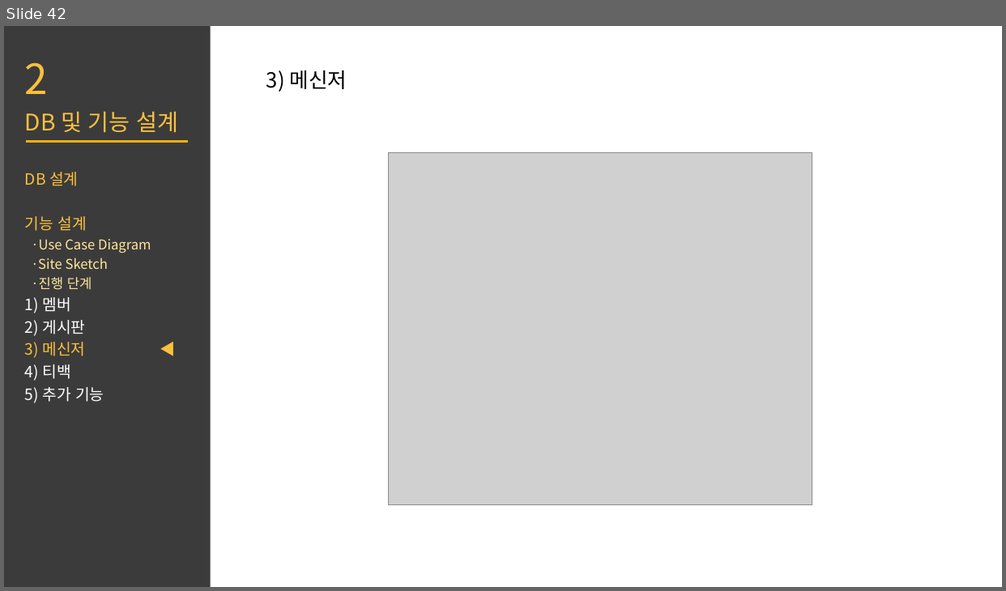
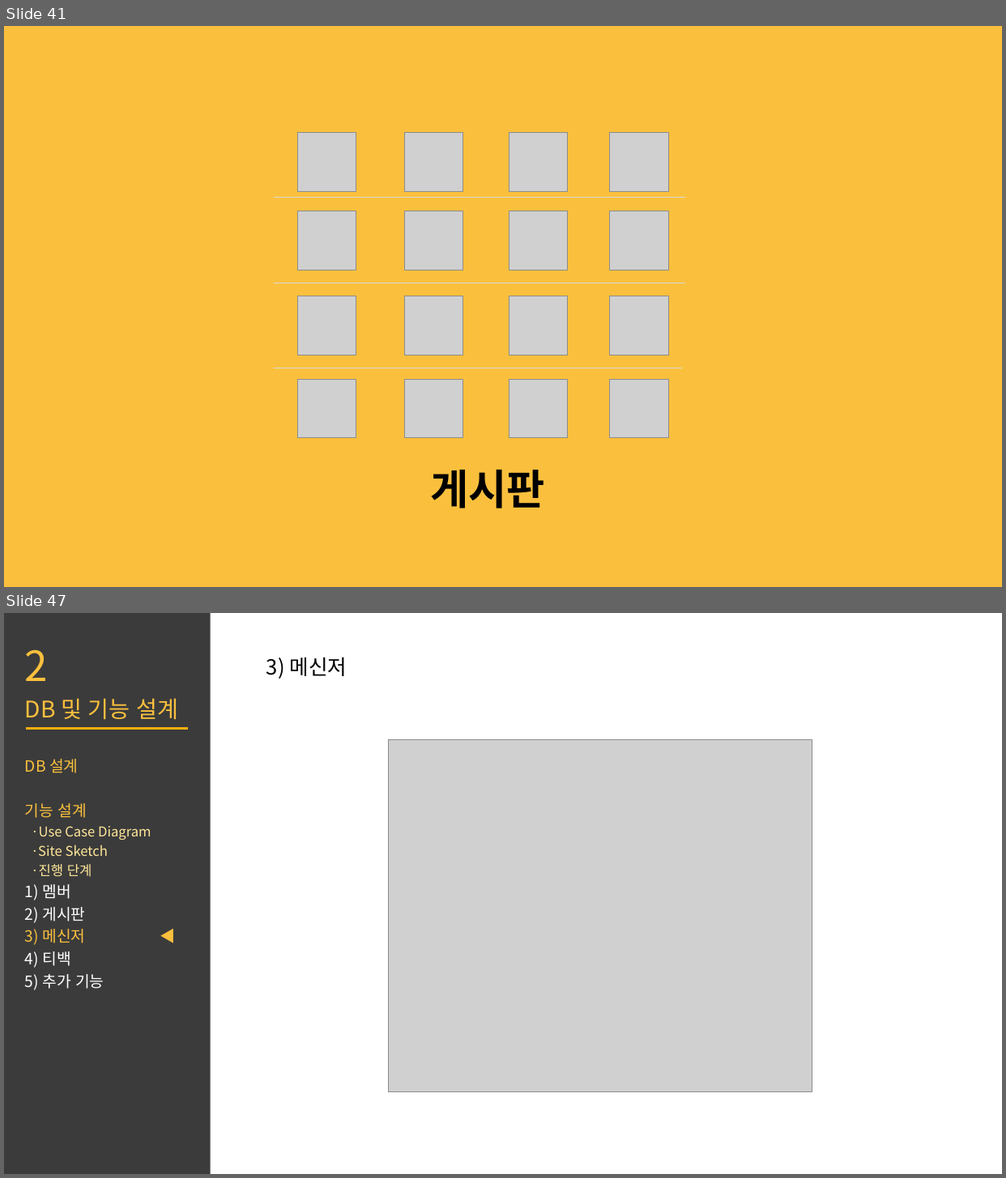
Before and after one commit to qaws2921/starthink, a slide deck: ppt_중간발표_수정/2_중간 발표.pptx. Shown one above the other, each under a label of ours: slide 42 before the commit, slides 41 and 47 after it; the slides between them are not shown. The pictures are 1006x591 and 1006x1178 pixels, drawn with LibreOffice and Linux fonts; fonts in the diff are those of the drawing; grey boxes stand for pictures. Boxes give left, top, right and bottom in pixels: in the first picture for what was removed or moved away, otherwise in the second. Text is boxed around its words. In the diff, an @@ line names an element or a change of style, - is before the commit and + after.

```diff
--- a/ppt_중간발표_수정/2_중간 발표.pptx
+++ b/ppt_중간발표_수정/2_중간 발표.pptx
@@ slide 41 added at [4, 26, 1002, 587], background #FFFFFF @@
@@ rectangle added at [4, 26, 1002, 587], fill #FAC03D @@
@@ picture added at [297, 133, 356, 192] @@
@@ picture added at [404, 133, 463, 192] @@
@@ picture added at [509, 133, 568, 192] @@
@@ picture added at [610, 133, 669, 192] @@
@@ line added from (274, 198) to (685, 198), #D9D9D9 0.5 pt @@
@@ picture added at [297, 211, 356, 270] @@
@@ picture added at [404, 211, 463, 270] @@
@@ picture added at [509, 211, 568, 270] @@
@@ picture added at [610, 211, 669, 270] @@
@@ line added from (274, 283) to (685, 283), #D9D9D9 0.5 pt @@
@@ picture added at [297, 297, 356, 356] @@
@@ picture added at [404, 297, 463, 356] @@
@@ picture added at [509, 297, 568, 356] @@
@@ picture added at [610, 297, 669, 356] @@
@@ line added from (274, 369) to (682, 369), #D9D9D9 0.5 pt @@
@@ picture added at [297, 379, 356, 438] @@
@@ picture added at [404, 379, 463, 438] @@
@@ picture added at [509, 379, 568, 438] @@
@@ picture added at [610, 379, 669, 438] @@
@@ text added at [430, 470, 545, 509], 40 pt, text #000000, bold @@
+게시판
@@ what was slide 42 is now slide 47 @@
```
Also in this commit, not shown: 2 slides changed, 4 other slides added.
